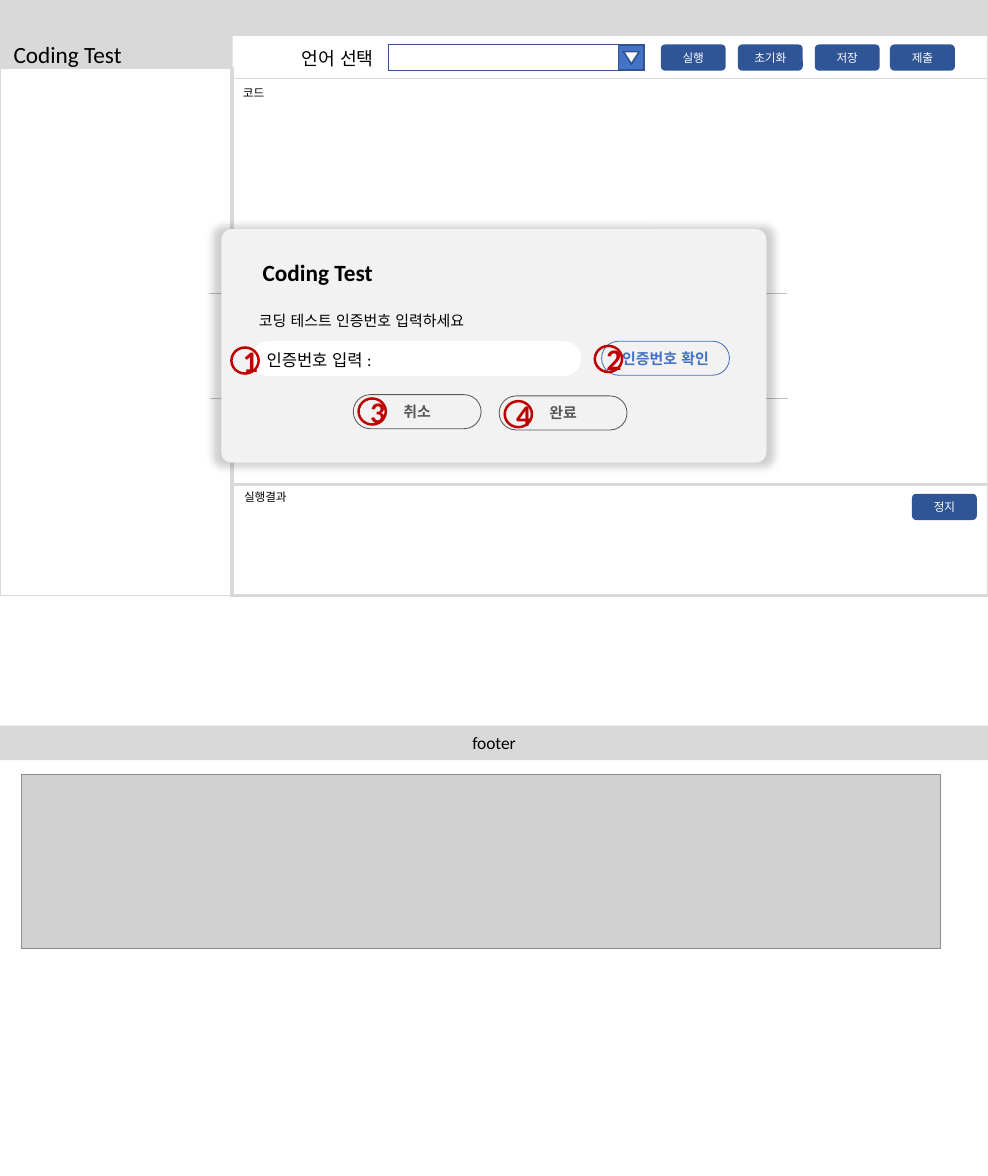
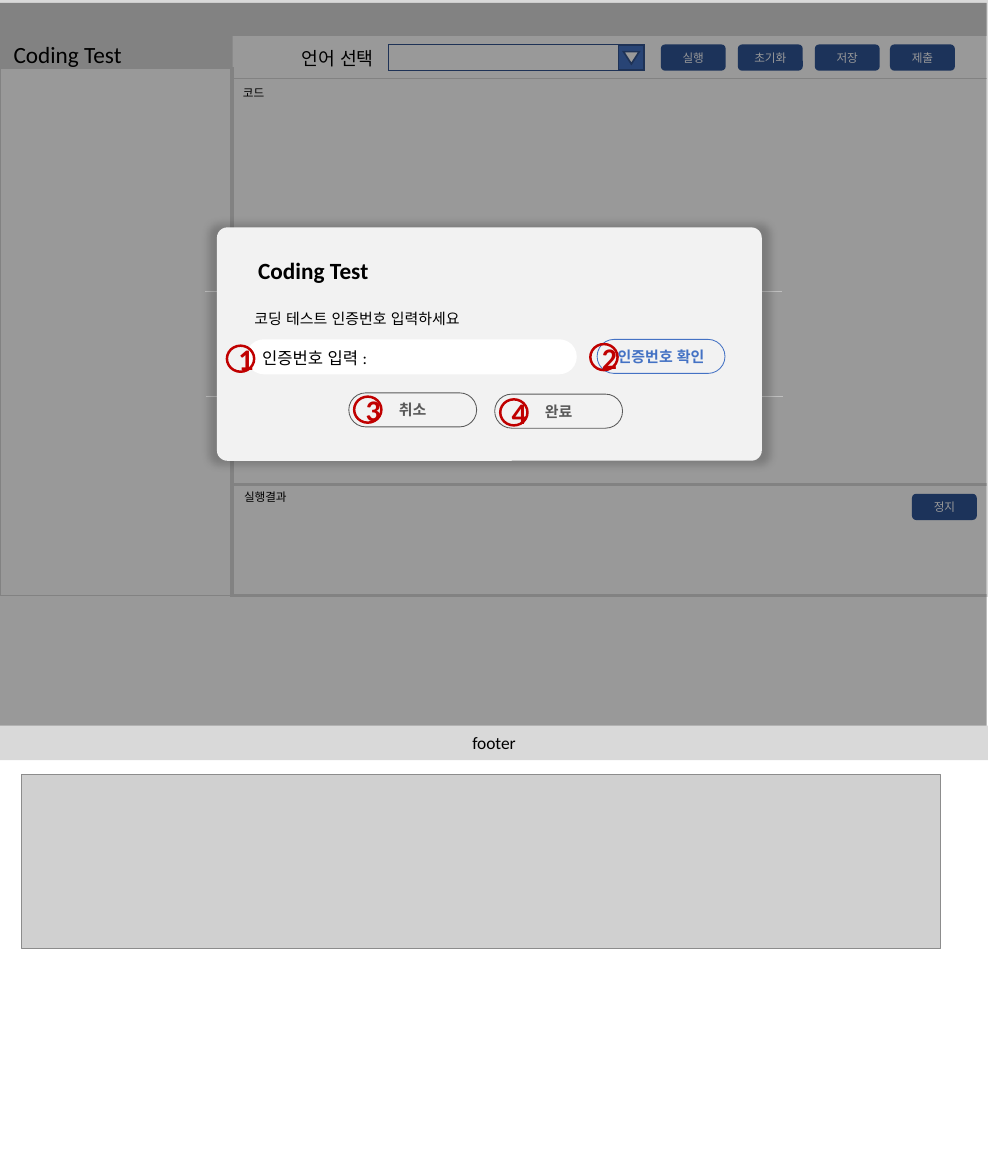
Before and after one commit to btcdd/document, a slide deck: slide 12 of 스토리보드.pptx. Drawn at 988x1176 pixels with LibreOffice and Linux fonts; fonts in the diff are those of the drawing; grey boxes stand for pictures; background and template pictures are left out. Boxes give left, top, right and bottom in pixels: in the first picture for what was removed or moved away, otherwise in the second. Text is boxed around its words. In the diff, an @@ line names an element or a change of style, - is before the commit and + after.

```diff
--- a/스토리보드.pptx
+++ b/스토리보드.pptx
@@ rectangle added at (x1=0, y1=2, x2=987, y2=725), fill #000000 at 40% opacity @@
@@ 5 texts, 4 rounded rectangles, 3 ellipses, 2 lines moved together from (x1=209, y1=229, x2=787, y2=462) to (x1=204, y1=227, x2=783, y2=460) @@
@@ ellipse "1" moved from (x1=232, y1=348, x2=259, y2=374) to (x1=227, y1=345, x2=254, y2=372) @@
@@ rounded rectangle "인증번호 확인" moved from (x1=601, y1=342, x2=729, y2=376) to (x1=597, y1=339, x2=725, y2=374) @@
```
Also in this commit, not shown: 8 other slides changed, 3 slides added.
